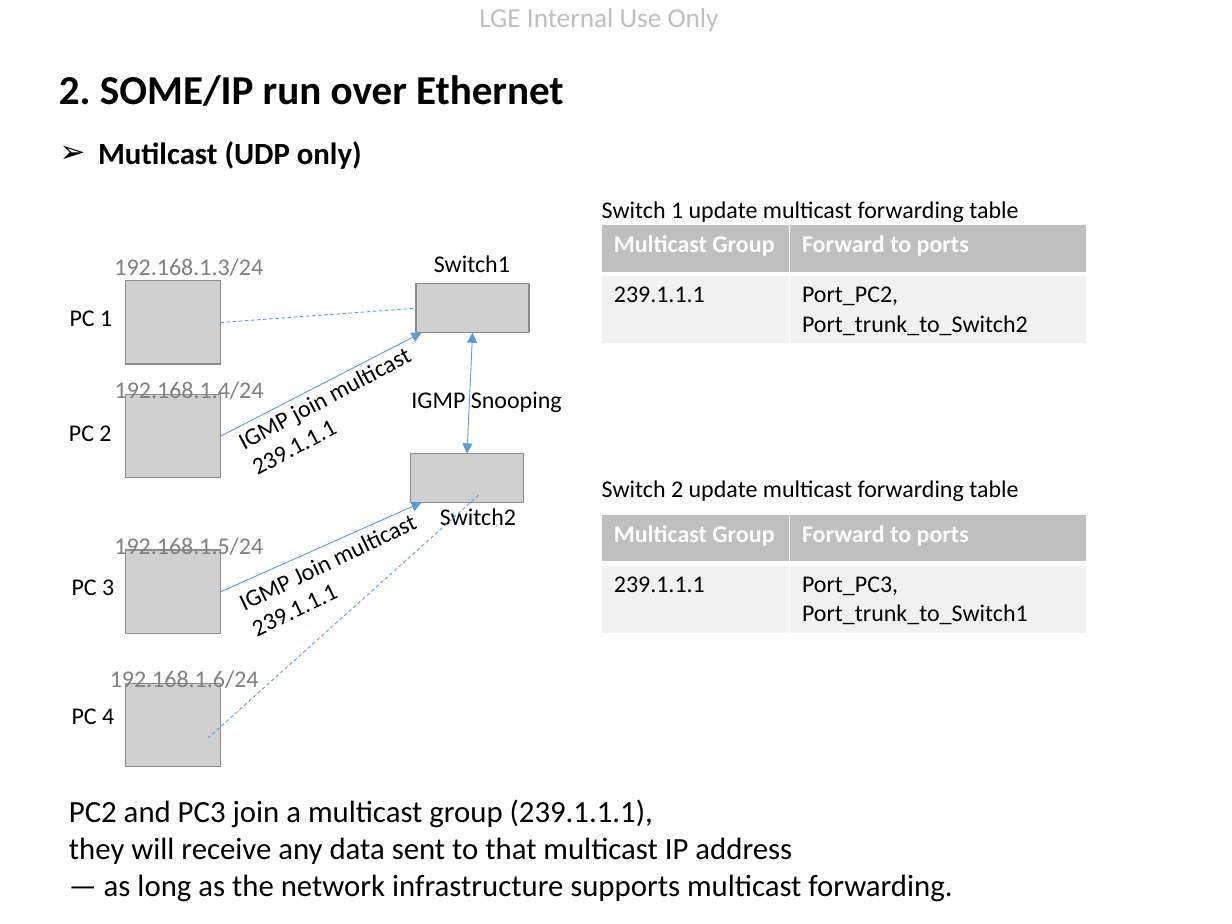
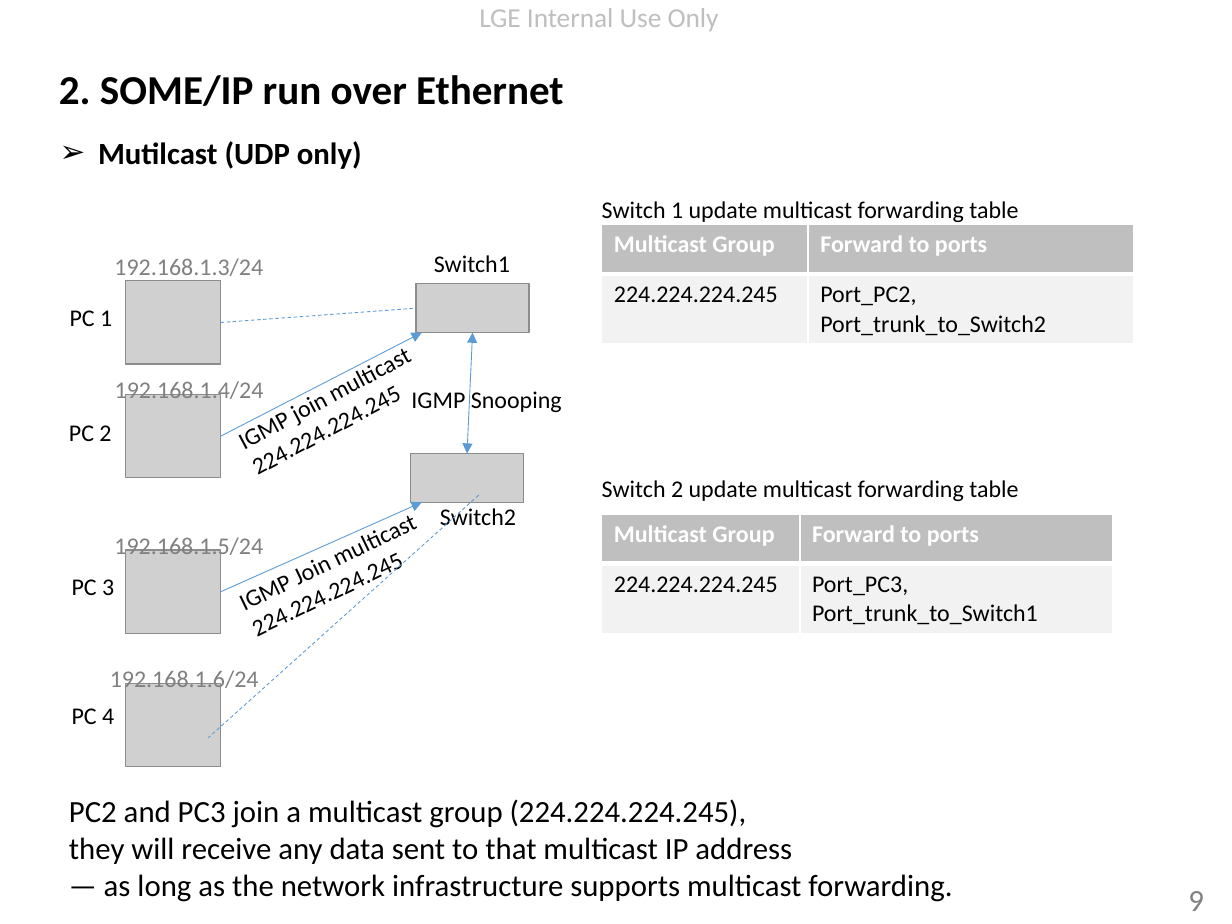
Before and after one commit to minhthedt/vsomeip-example, a slide deck: slide 9 of doc/Vsomeip knowledge.pptx. Drawn at 1232x924 pixels with LibreOffice and Linux fonts; fonts in the diff are those of the drawing; grey boxes stand for pictures; background and template pictures are left out. Boxes give left, top, right and bottom in pixels: in the first picture for what was removed or moved away, otherwise in the second. Text is boxed around its words. In the diff, an @@ line names an element or a change of style, - is before the commit and + after.

Commit message:
update slide

```diff
--- a/doc/Vsomeip knowledge.pptx
+++ b/doc/Vsomeip knowledge.pptx
@@ table at (x1=601, y1=224, x2=1133, y2=901) @@
-row 2, column 1: 239.1.1.1
+row 2, column 1: 224.224.224.245
@@ table resized from (x1=601, y1=224, x2=1087, y2=901) to (x1=601, y1=224, x2=1133, y2=901) @@
@@ text at (x1=614, y1=286, x2=778, y2=302): text changed @@
-239.1.1.1
+224.224.224.245
@@ table at (x1=601, y1=514, x2=1112, y2=633) @@
-row 2, column 1: 239.1.1.1
+row 2, column 1: 224.224.224.245
@@ table resized from (x1=601, y1=514, x2=1087, y2=633) to (x1=601, y1=514, x2=1112, y2=633) @@
@@ text at (x1=614, y1=576, x2=778, y2=592): text changed @@
-239.1.1.1
+224.224.224.245
@@ text at (x1=69, y1=799, x2=747, y2=828): text changed @@
-PC2 and PC3 join a multicast group (239.1.1.1),
+PC2 and PC3 join a multicast group (224.224.224.245),
@@ page number added at (x1=1188, y1=891, x2=1204, y2=911), 18 pt, text #808080 @@
+9
```
Also in this commit, not shown: 12 other slides changed, 3 slides added, 6 other files.
